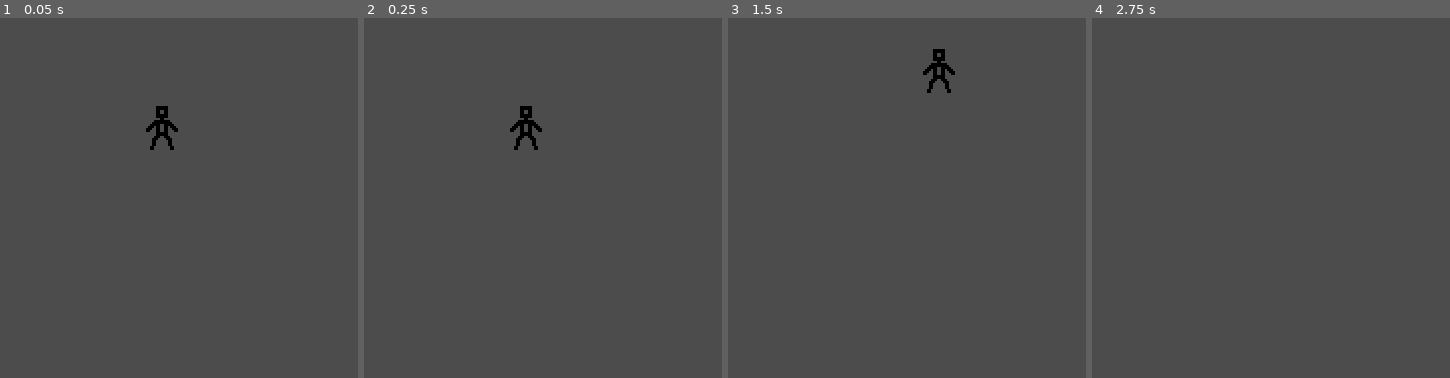
Above: before the commit, frames 1-4 (left to right).
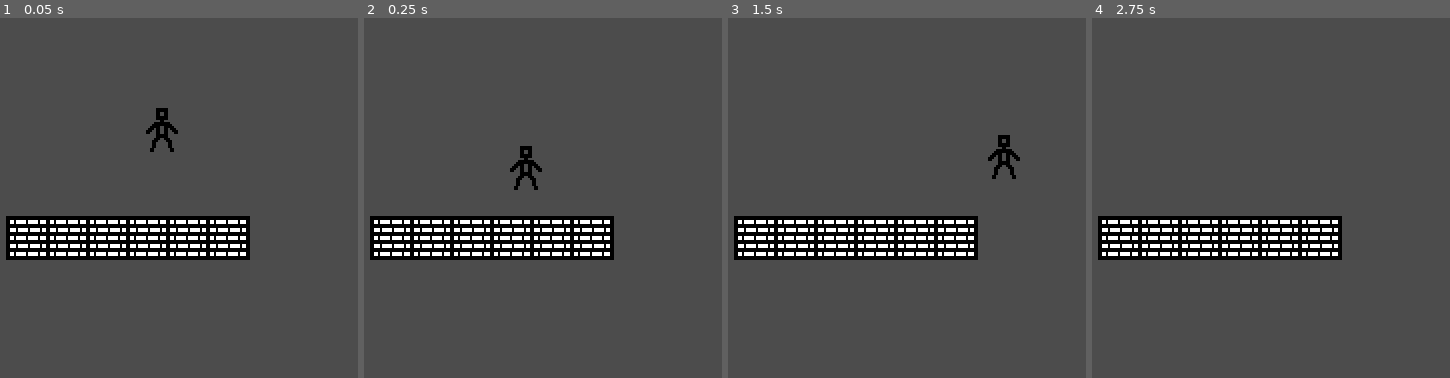
Above: after the commit, the same moments.

Repository: somebody1212/meson-studios-tower-defence
Game: Godot game, scene res://StageOne.tscn
Same seed, same stepped clock (60 frames per second), same inputs: the game is played once before the commit and once after it.
Inputs:
- Up to frame 1 (0.05 s): no input
- Up to frame 2 (0.25 s): no input
- Up to frame 3 (1.5 s): hold Up (ui_up) 0.53-1.28 s; hold Right (ui_right) from 0.53 s (still down); tap Up (ui_up) at 1.35 s
- Up to frame 4 (2.75 s): tap Up (ui_up) at 1.52, 1.82 s; release Right (ui_right) at 2.03 s; hold Left (ui_left) from 2.03 s (still down); hold Up (ui_up) from 2.03 s (still down)

The runs differ from the first frame. In frame 1, 8.5% of the frame differs, in the area x 1-70%, y 24-68%; in frame 2, 9.2%; in frame 3, 9.2%; in frame 4, 8.3%.

Commit message:
Implemented Proper Jump Mechanics
Implemented gravity, collisions etc.

Diff:
--- a/Player.gd
+++ b/Player.gd
@@ -1,21 +1,33 @@
 extends KinematicBody2D
 
+const SPEED = 60
+const GRAVITY = 10
+const JUMP_POWER = -250
+const FLOOR = Vector2(0, -1)
+
 var velocity = Vector2()
+
+var on_ground = false
 
 func _physics_process(delta):
 
 	if Input.is_action_pressed("ui_right"):
-		velocity.x = 30
+		velocity.x = SPEED
 	elif Input.is_action_pressed("ui_left"):
-		velocity.x = -30
+		velocity.x = -SPEED
 	else:
 		velocity.x = 0
 
 	if Input.is_action_pressed("ui_up"):
-		velocity.y = -30
-	elif Input.is_action_pressed("ui_down"):
-		velocity.y = 30
+		if on_ground == true:
+			velocity.y = JUMP_POWER
+			on_ground = false
+
+	velocity.y += GRAVITY
+
+	if is_on_floor():
+		on_ground = true
 	else:
-		velocity.x = 0
+		on_ground = false
 
-	move_and_slide(velocity)
+	velocity = move_and_slide(velocity, FLOOR)
--- a/Player.tscn
+++ b/Player.tscn
@@ -1,7 +1,12 @@
-[gd_scene load_steps=3 format=2]
+[gd_scene load_steps=4 format=2]
 
 [ext_resource path="res://Player.gd" type="Script" id=1]
 [ext_resource path="res://sprites/playeridle.png" type="Texture" id=2]
+
+[sub_resource type="RectangleShape2D" id=1]
+
+custom_solver_bias = 0.0
+extents = Vector2( 8, 11 )
 
 [node name="Player" type="KinematicBody2D"]
 
@@ -14,3 +19,7 @@
 [node name="Sprite" type="Sprite" parent="." index="0"]
 
 texture = ExtResource( 2 )
+
+[node name="CollisionShape2D" type="CollisionShape2D" parent="." index="1"]
+
+shape = SubResource( 1 )
--- a/StageOne.tscn
+++ b/StageOne.tscn
@@ -1,9 +1,147 @@
-[gd_scene load_steps=2 format=2]
+[gd_scene load_steps=4 format=2]
 
 [ext_resource path="res://Player.tscn" type="PackedScene" id=1]
+[ext_resource path="res://sprites/tile.png" type="Texture" id=2]
+
+[sub_resource type="RectangleShape2D" id=1]
+
+custom_solver_bias = 0.0
+extents = Vector2( 11, 11 )
 
 [node name="StageOne" type="Node2D" index="0"]
 
 [node name="Player" parent="." index="0" instance=ExtResource( 1 )]
 
 position = Vector2( 126.812, 54.9918 )
+
+[node name="Ground0" type="Sprite" parent="." index="1"]
+
+position = Vector2( 160, 110 )
+texture = ExtResource( 2 )
+__meta__ = {
+"_edit_group_": true
+}
+
+[node name="StaticBody2D" type="StaticBody2D" parent="Ground0" index="0"]
+
+input_pickable = false
+collision_layer = 1
+collision_mask = 1
+constant_linear_velocity = Vector2( 0, 0 )
+constant_angular_velocity = 0.0
+friction = 1.0
+bounce = 0.0
+
+[node name="CollisionShape2D" type="CollisionShape2D" parent="Ground0/StaticBody2D" index="0"]
+
+shape = SubResource( 1 )
+
+[node name="Ground1" type="Sprite" parent="." index="2"]
+
+position = Vector2( 140, 110 )
+texture = ExtResource( 2 )
+__meta__ = {
+"_edit_group_": true
+}
+
+[node name="StaticBody2D" type="StaticBody2D" parent="Ground1" index="0"]
+
+input_pickable = false
+collision_layer = 1
+collision_mask = 1
+constant_linear_velocity = Vector2( 0, 0 )
+constant_angular_velocity = 0.0
+friction = 1.0
+bounce = 0.0
+
+[node name="CollisionShape2D" type="CollisionShape2D" parent="Ground1/StaticBody2D" index="0"]
+
+shape = SubResource( 1 )
+
+[node name="Ground2" type="Sprite" parent="." index="3"]
+
+position = Vector2( 120, 110 )
+texture = ExtResource( 2 )
+__meta__ = {
+"_edit_group_": true
+}
+
+[node name="StaticBody2D" type="StaticBody2D" parent="Ground2" index="0"]
+
+input_pickable = false
+collision_layer = 1
+collision_mask = 1
+constant_linear_velocity = Vector2( 0, 0 )
+constant_angular_velocity = 0.0
+friction = 1.0
+bounce = 0.0
+
+[node name="CollisionShape2D" type="CollisionShape2D" parent="Ground2/StaticBody2D" index="0"]
+
+shape = SubResource( 1 )
+
+[node name="Ground3" type="Sprite" parent="." index="4"]
+
+position = Vector2( 100, 110 )
+texture = ExtResource( 2 )
+__meta__ = {
+"_edit_group_": true
+}
+
+[node name="StaticBody2D" type="StaticBody2D" parent="Ground3" index="0"]
+
+input_pickable = false
+collision_layer = 1
+collision_mask = 1
+constant_linear_velocity = Vector2( 0, 0 )
+constant_angular_velocity = 0.0
+friction = 1.0
+bounce = 0.0
+
+[node name="CollisionShape2D" type="CollisionShape2D" parent="Ground3/StaticBody2D" index="0"]
+
+shape = SubResource( 1 )
+
+[node name="Ground4" type="Sprite" parent="." index="5"]
+
+position = Vector2( 80, 110 )
+texture = ExtResource( 2 )
+__meta__ = {
+"_edit_group_": true
+}
+
+[node name="StaticBody2D" type="StaticBody2D" parent="Ground4" index="0"]
+
+input_pickable = false
+collision_layer = 1
+collision_mask = 1
+constant_linear_velocity = Vector2( 0, 0 )
+constant_angular_velocity = 0.0
+friction = 1.0
+bounce = 0.0
+
+[node name="CollisionShape2D" type="CollisionShape2D" parent="Ground4/StaticBody2D" index="0"]
+
+shape = SubResource( 1 )
+
+[node name="Ground5" type="Sprite" parent="." index="6"]
+
+position = Vector2( 60, 110 )
+texture = ExtResource( 2 )
+__meta__ = {
+"_edit_group_": true
+}
+
+[node name="StaticBody2D" type="StaticBody2D" parent="Ground5" index="0"]
+
+input_pickable = false
+collision_layer = 1
+collision_mask = 1
+constant_linear_velocity = Vector2( 0, 0 )
+constant_angular_velocity = 0.0
+friction = 1.0
+bounce = 0.0
+
+[node name="CollisionShape2D" type="CollisionShape2D" parent="Ground5/StaticBody2D" index="0"]
+
+shape = SubResource( 1 )
